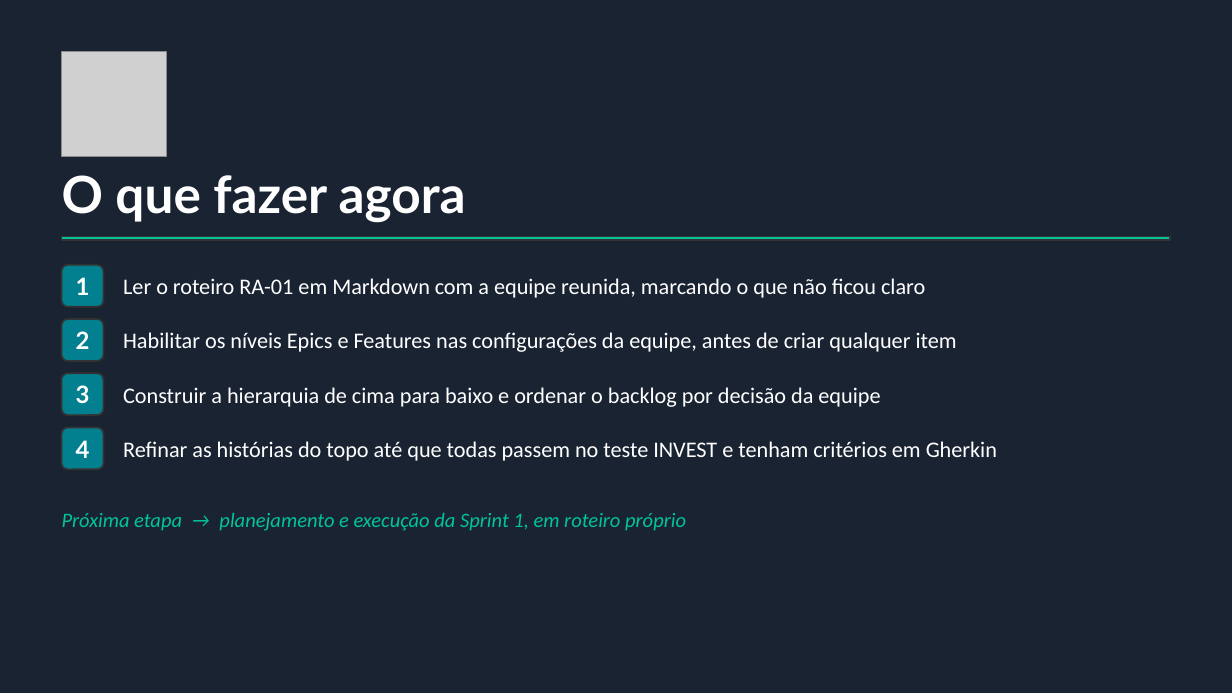
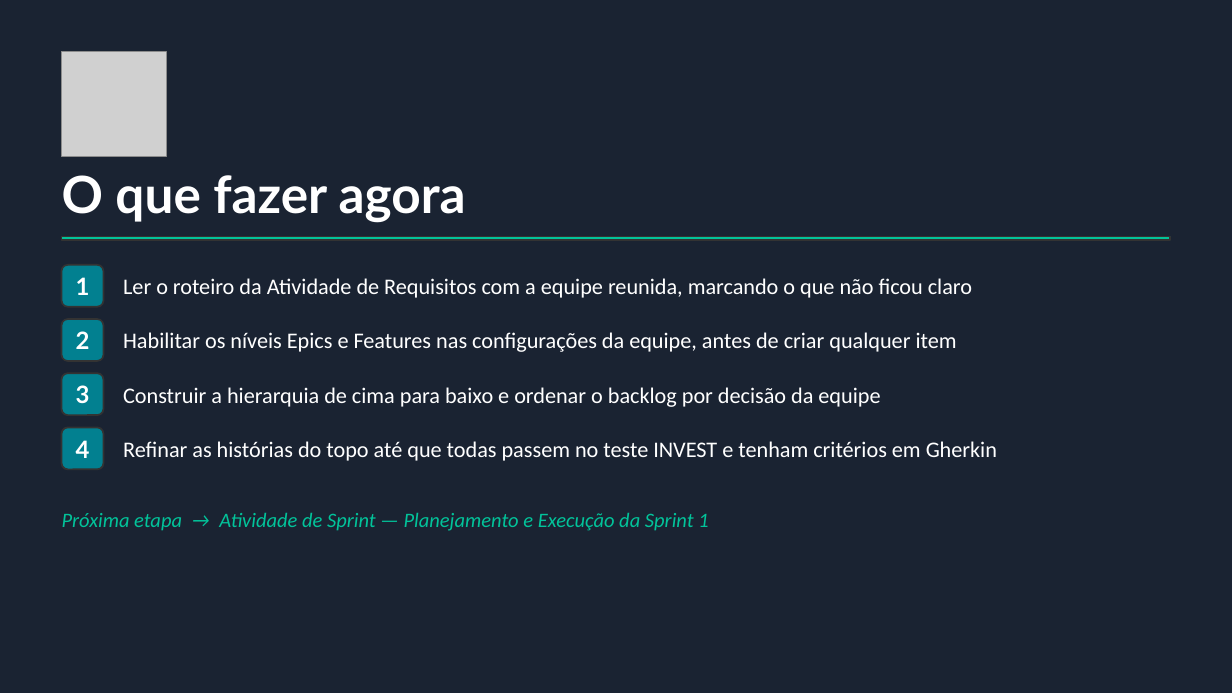
Before and after one commit to EngenhariaSoftwareAtual/atividade-requisitos-connexa, a slide deck: slide 37 of Azure_Boards_Product_Backlog.pptx. Drawn at 1232x693 pixels with LibreOffice and Linux fonts; fonts in the diff are those of the drawing; grey boxes stand for pictures. Boxes give left, top, right and bottom in pixels: in the first picture for what was removed or moved away, otherwise in the second. Text is boxed around its words. In the diff, an @@ line names an element or a change of style, - is before the commit and + after.

```diff
--- a/Azure_Boards_Product_Backlog.pptx
+++ b/Azure_Boards_Product_Backlog.pptx
@@ text at (123, 278, 972, 298): text changed @@
-Ler o roteiro RA-01 em Markdown com a equipe reunida, marcando o que não ficou claro
+Ler o roteiro da Atividade de Requisitos com a equipe reunida, marcando o que não ficou claro
@@ text at (62, 513, 708, 531): text changed @@
-Próxima etapa → planejamento e execução da Sprint 1, em roteiro próprio
+Próxima etapa → Atividade de Sprint — Planejamento e Execução da Sprint 1
```
Also in this commit, not shown: 8 other slides changed, 4 other files.
